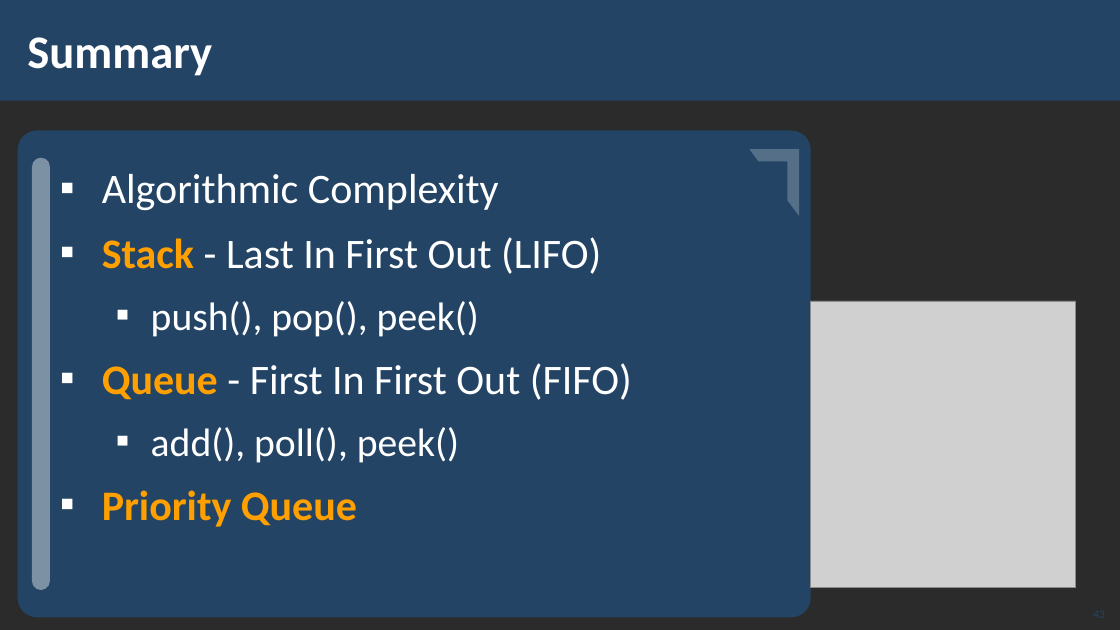
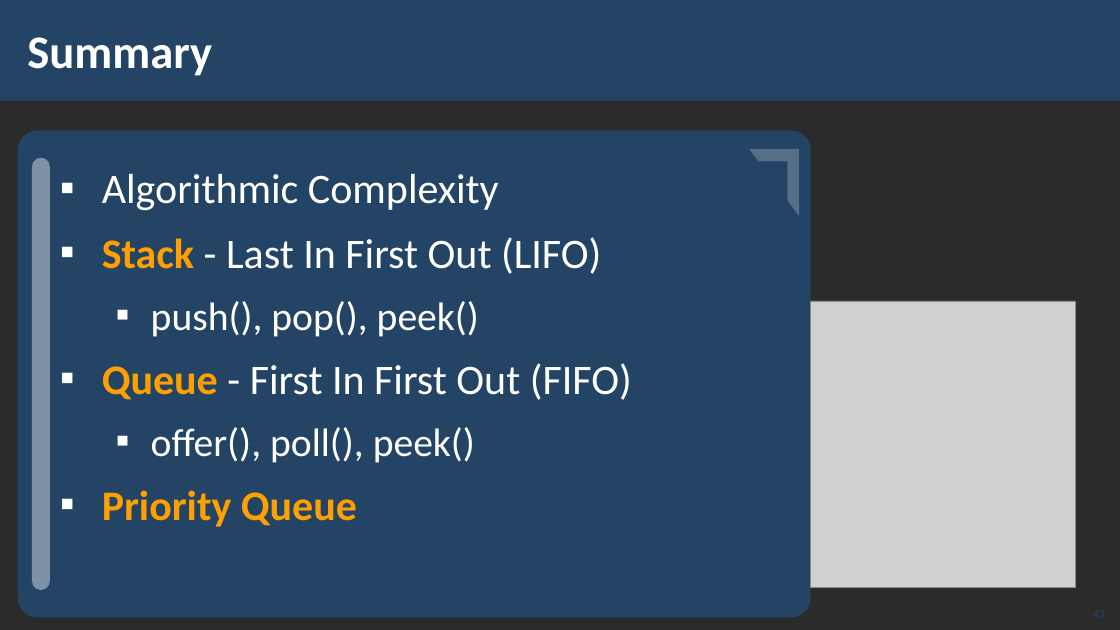
Before and after one commit to NikolayKostadinov/SoftUni, a slide deck: slide 43 of Java Advanced/Documents/Presentations/01. Java-Advanced-Stacks-And-Queues.pptx. Drawn at 1120x630 pixels with LibreOffice and Linux fonts; fonts in the diff are those of the drawing; grey boxes stand for pictures; background and template pictures are left out; a plain dark background stands for a picture behind light text. Boxes give left, top, right and bottom in pixels: in the first picture for what was removed or moved away, otherwise in the second. Text is boxed around its words. In the diff, an @@ line names an element or a change of style, - is before the commit and + after.

```diff
--- a/Java Advanced/Documents/Presentations/01. Java-Advanced-Stacks-And-Queues.pptx
+++ b/Java Advanced/Documents/Presentations/01. Java-Advanced-Stacks-And-Queues.pptx
@@ text at (151, 427, 475, 463): text changed @@
-  ▪ add(), poll(), peek()
+  ▪ offer(), poll(), peek()
```
Also in this commit, not shown: 1 other slide changed, 7 other files.
